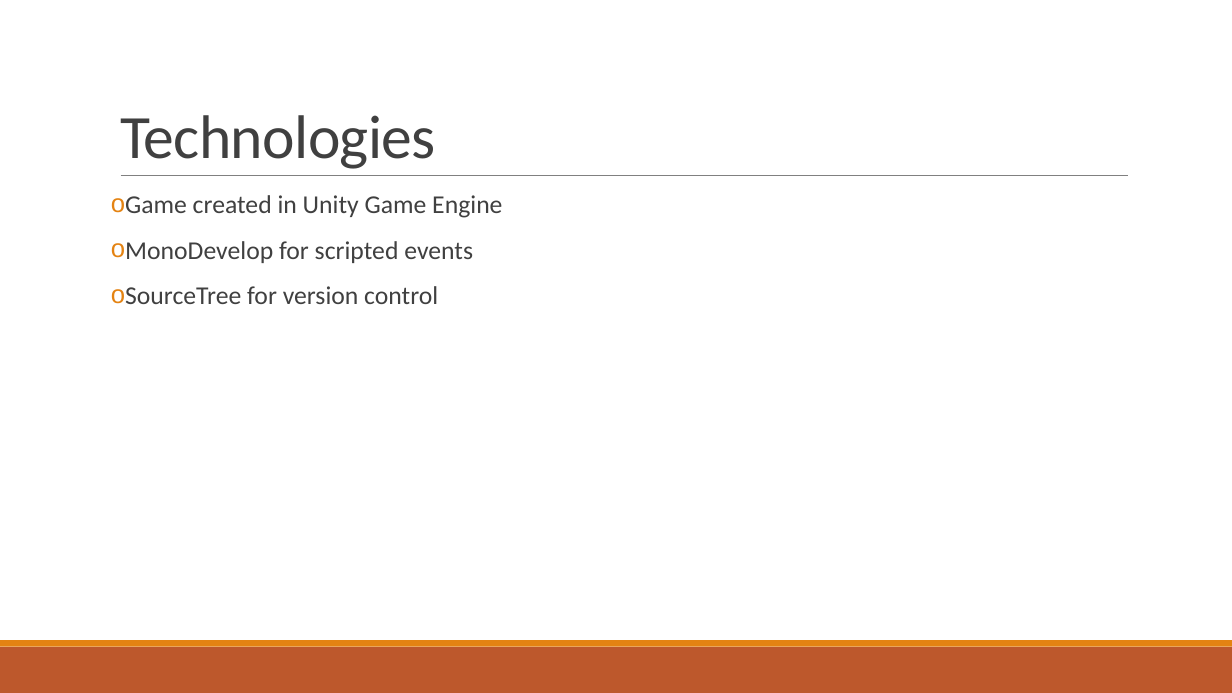
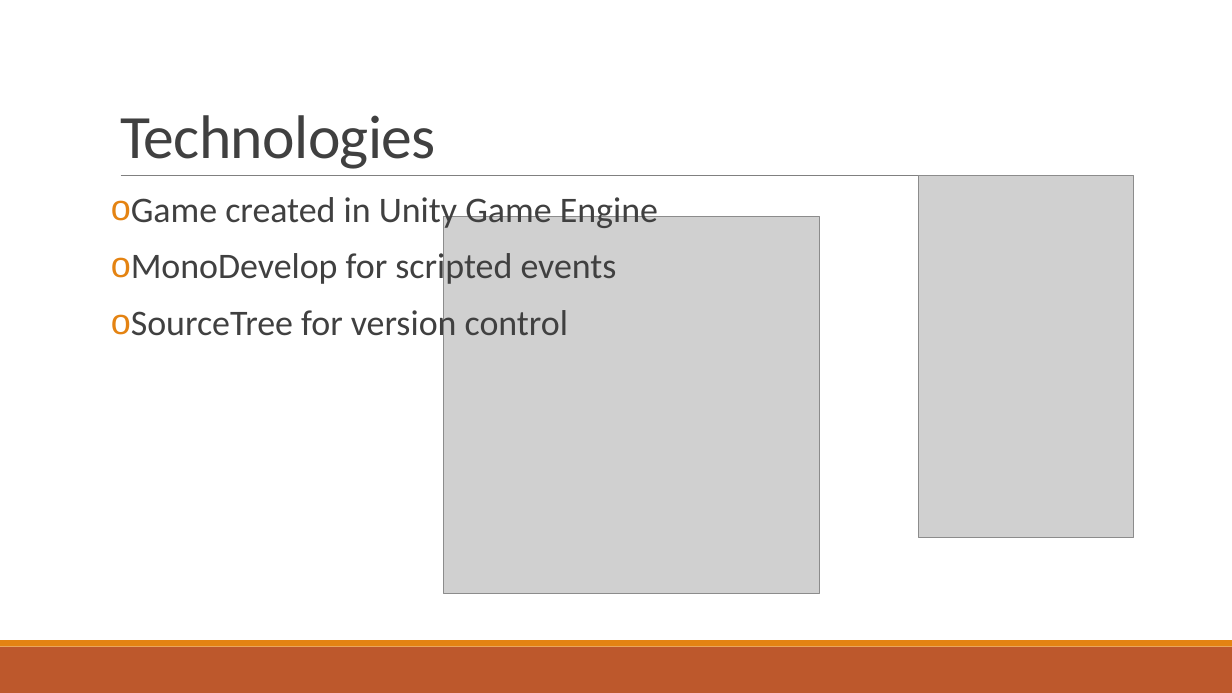
Before and after one commit to jonnynabors/Belly-Of-The-Beast, a slide deck: slide 8 of Documentation/Unity Game Development Plan.pptx. Drawn at 1232x693 pixels with LibreOffice and Linux fonts; fonts in the diff are those of the drawing; grey boxes stand for pictures. Boxes give left, top, right and bottom in pixels: in the first picture for what was removed or moved away, otherwise in the second. Text is boxed around its words. In the diff, an @@ line names an element or a change of style, - is before the commit and + after.

```diff
--- a/Documentation/Unity Game Development Plan.pptx
+++ b/Documentation/Unity Game Development Plan.pptx
@@ picture added at [919, 176, 1134, 538] @@
@@ text "Game created in Unity Game ..." at [131, 192, 658, 345]: size 20 to 28 pt @@
@@ picture added at [444, 216, 820, 592] @@
```
Also in this commit, not shown: 6 other slides changed, 2 other files.
